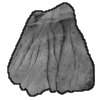
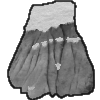
Layers edited between the first and the second w=100, h=100 image:
added layer "snow line" above "snow" over left=7, top=0, right=95, bottom=100
added layer "snow" above "line" over left=22, top=1, right=83, bottom=91
hid "line", painted on it over left=7, top=2, right=95, bottom=100
painted on "Pasted Layer" over left=7, top=2, right=95, bottom=100
